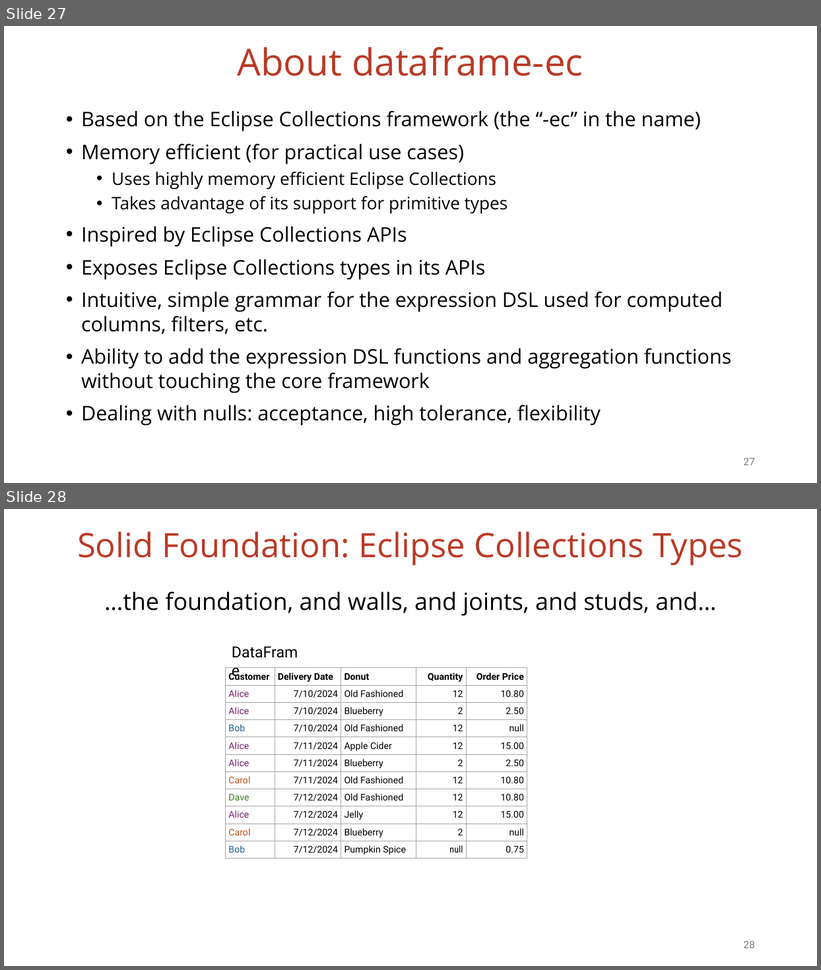
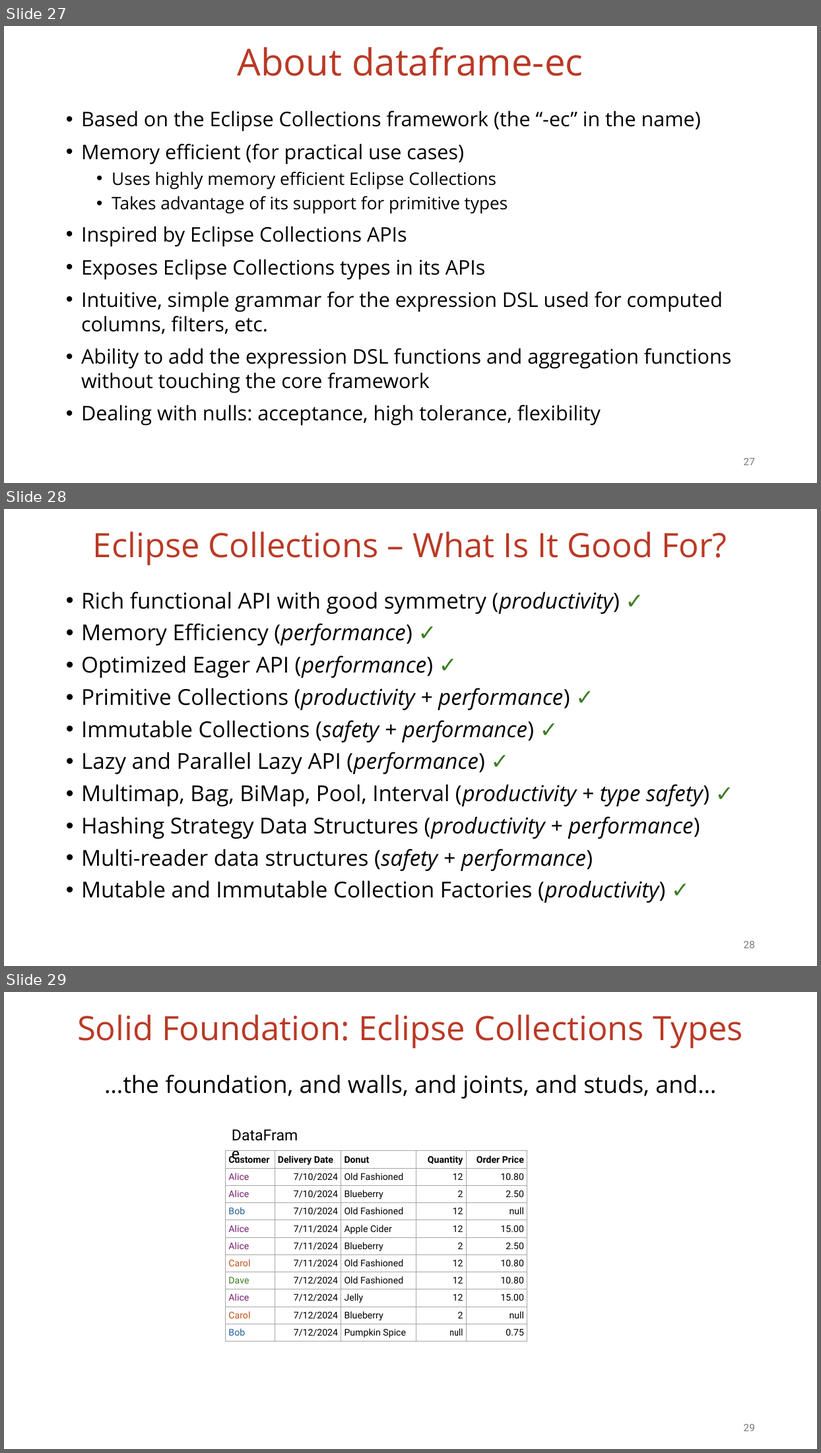
Before and after one commit to vmzakharov/missing-dataframe-talk, a slide deck: presentation/Missing_Dataframe_Long.pptx. Shown one above the other, each under a label of ours: slides 27 and 28 before the commit, slides 27, 28 and 29 after it. The pictures are 821x970 and 821x1453 pixels, drawn with LibreOffice and Linux fonts; fonts in the diff are those of the drawing. Boxes give left, top, right and bottom in pixels: in the first picture for what was removed or moved away, otherwise in the second. Text is boxed around its words. In the diff, an @@ line names an element or a change of style, - is before the commit and + after.

Commit message:
updated slides

```diff
--- a/presentation/Missing_Dataframe_Long.pptx
+++ b/presentation/Missing_Dataframe_Long.pptx
@@ slide 28 added at <box>4,509,817,966</box>, background #FFFFFF @@
@@ title added at <box>93,531,727,566</box>, 39.6 pt, text #BA3925 @@
+Eclipse Collections – What Is It Good For?
@@ text added at <box>81,591,710,903</box>, 25.9 pt, text #000000 @@
+• Rich functional API with good symmetry (productivity) ✓
+• Memory Efficiency (performance) ✓
+• Optimized Eager API (performance) ✓
+• Primitive Collections (productivity + performance) ✓
+• Immutable Collections (safety + performance) ✓
+• Lazy and Parallel Lazy API (performance) ✓
+• Multimap, Bag, BiMap, Pool, Interval (productivity + type safety) ✓
+• Hashing Strategy Data Structures (productivity + performance)
+• Multi-reader data structures (safety + performance)
+• Mutable and Immutable Collection Factories (productivity) ✓
@@ page number added at <box>744,941,755,949</box>, 12 pt, text #797979 @@
+28
@@ what was slide 28 is now slide 29 @@
```
Also in this commit, not shown: 1 other file.
